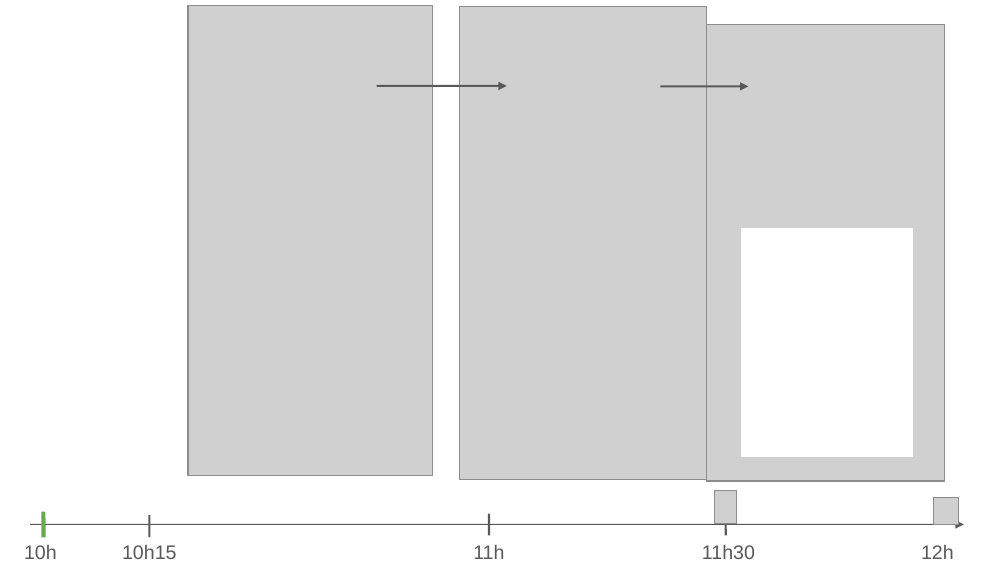
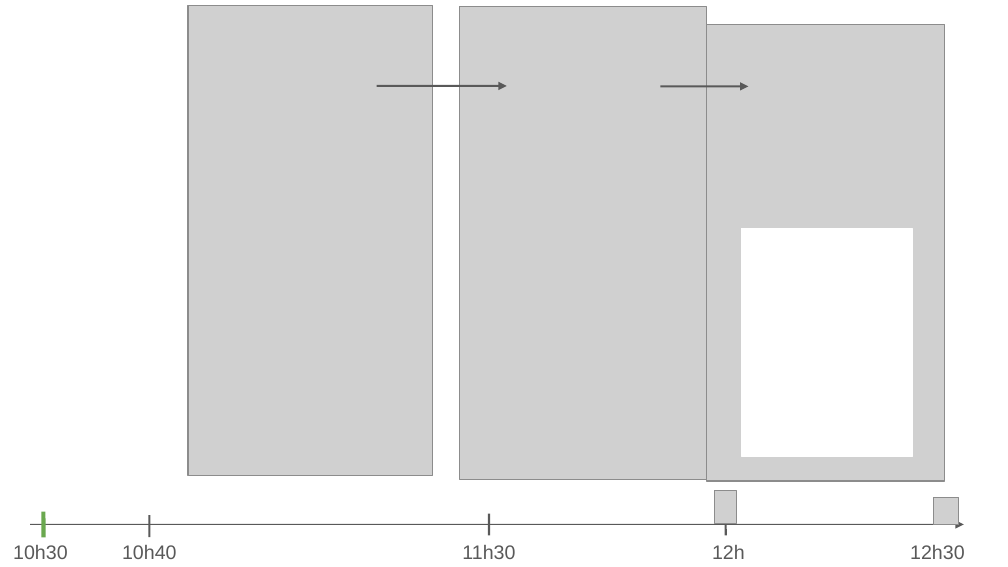
Before and after one commit to benoitmasson/qrcode-demo, a slide deck: slide 43 of slides/QR Codes.odp. Drawn at 1008x567 pixels with LibreOffice and Linux fonts; fonts in the diff are those of the drawing; grey boxes stand for pictures. Boxes give left, top, right and bottom in pixels: in the first picture for what was removed or moved away, otherwise in the second. Text is boxed around its words. In the diff, an @@ line names an element or a change of style, - is before the commit and + after.

```diff
--- a/slides/QR Codes.odp
+++ b/slides/QR Codes.odp
@@ text at bbox=[13, 545, 68, 559]: text changed @@
-10h
+10h30
@@ text at bbox=[122, 545, 177, 559]: text changed @@
-10h15
+10h40
@@ text "11h30": place and size @@
-text "11h30" at bbox=[702, 545, 755, 559]
+text "11h30" at bbox=[462, 545, 515, 559]
@@ text removed at bbox=[473, 545, 504, 559] @@
-11h
@@ text "12h": place and size @@
-text "12h" at bbox=[921, 545, 954, 559]
+text "12h" at bbox=[712, 545, 745, 559]
@@ text added at bbox=[910, 545, 965, 559], 14 pt, text #595959 @@
+12h30
```
Also in this commit, not shown: 7 other slides changed, 5 other files.
